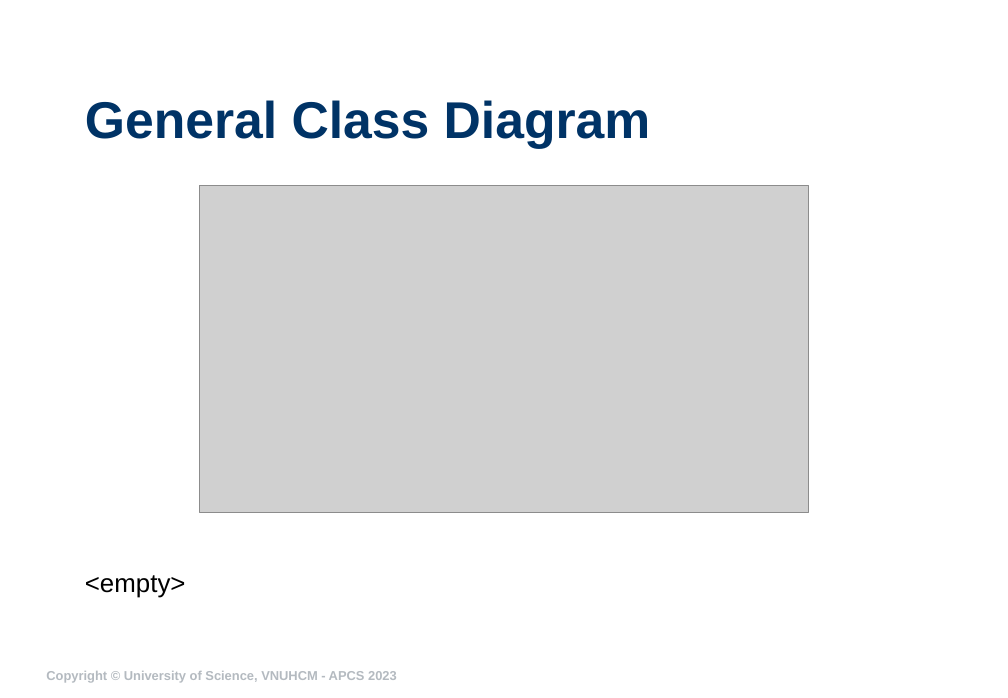
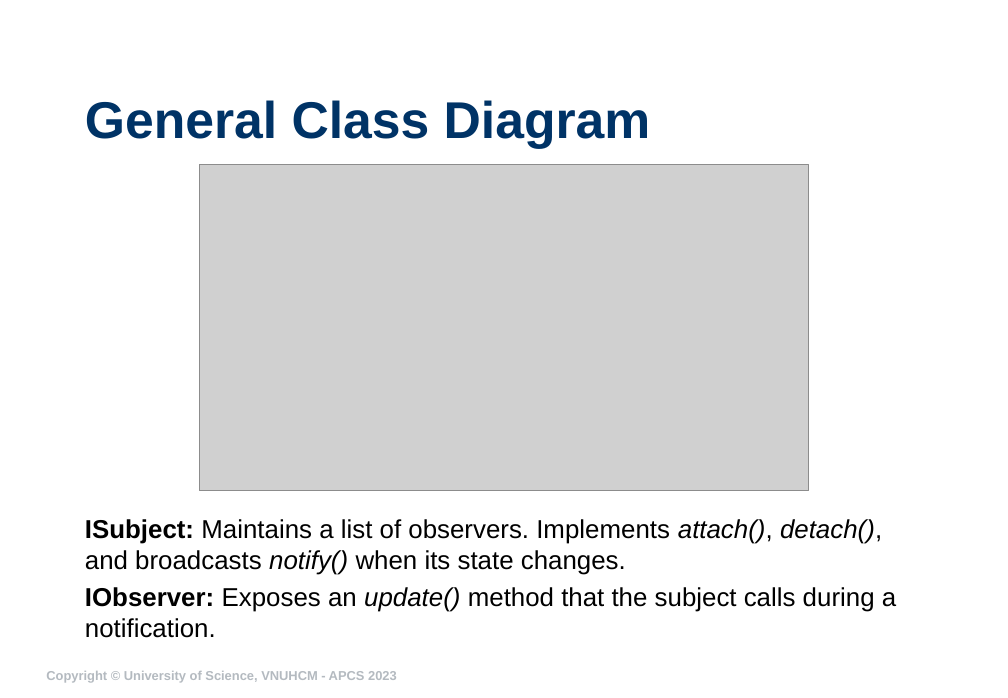
Before and after one commit to ndmhuy/DesignPatternsGroup52, a slide deck: slide 8 of Observer/presentation/ObserverG52.pptx. Drawn at 1008x698 pixels with LibreOffice and Linux fonts; fonts in the diff are those of the drawing; grey boxes stand for pictures; background and template pictures are left out. Boxes give left, top, right and bottom in pixels: in the first picture for what was removed or moved away, otherwise in the second. Text is boxed around its words. In the diff, an @@ line names an element or a change of style, - is before the commit and + after.

Commit message:
fix: rework UML diagrams for proper spacing, rename xlsx to 2025-2026-HK3, assemble submission folder

```diff
--- a/Observer/presentation/ObserverG52.pptx
+++ b/Observer/presentation/ObserverG52.pptx
@@ picture: place and size @@
-picture at <box>199,186,809,513</box>
+picture at <box>199,165,809,491</box>
@@ text at <box>85,519,896,638</box>: text changed @@
-<empty>
+ISubject: Maintains a list of observers. Implements attach(), detach(), and broadcasts notify() when its state changes.
+IObserver: Exposes an update() method that the subject calls during a notification.
```
Also in this commit, not shown: 12 other slides changed, 17 slides added, 29 other files.
